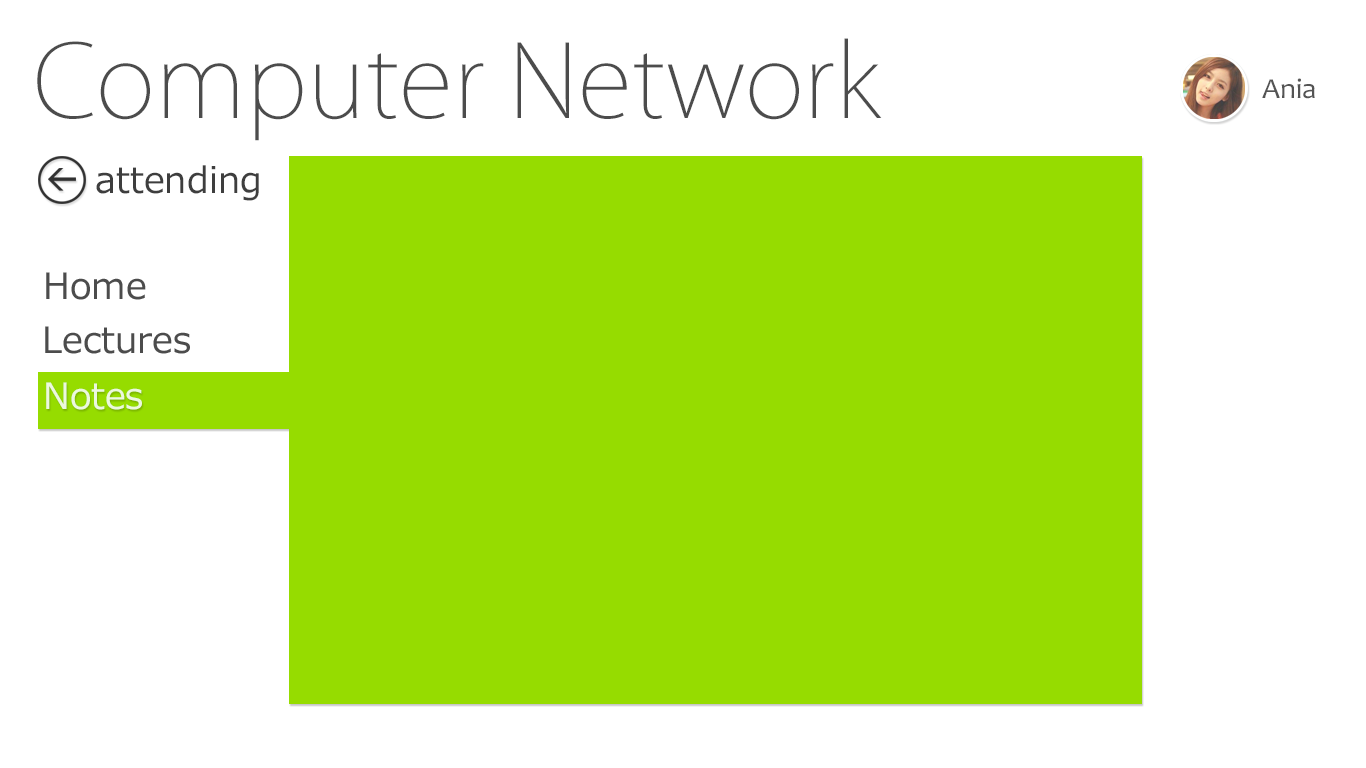
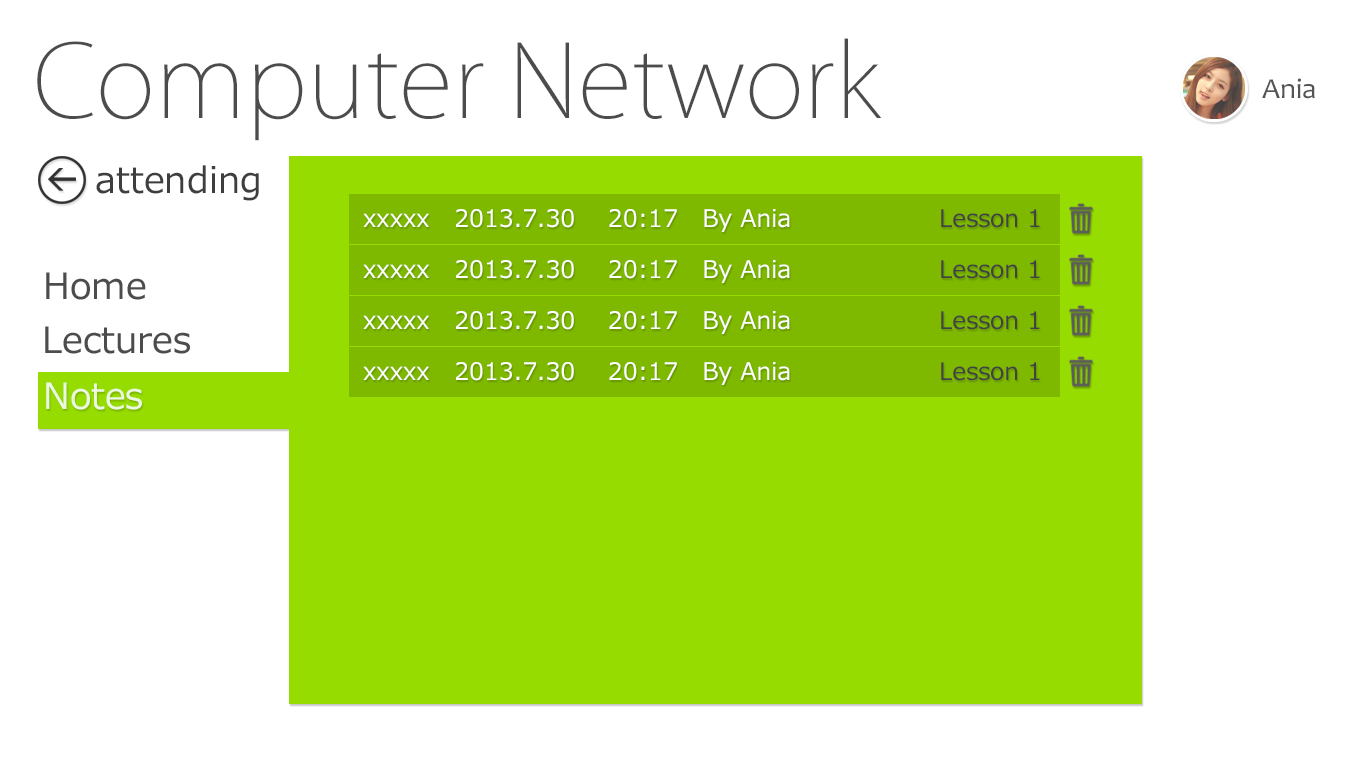
The second 1366x768 image is a revision of the first. Changes to its layers:
added group "Lectures content" with 36 layers in group "attendingcontent" over [349, 194, 1093, 397]
added group "lesson 拷贝 6" with 8 layers in group "Lectures content" over [349, 347, 1093, 397]
added layer "xxxxx 2013.7.30 20:17 By Ania Lesson 1" (1st of 4, in "attendingcontent" › "Lectures content" › "lesson 拷贝 6") in group "lesson 拷贝 6" over [363, 362, 1040, 385]
added layer "图层 13 拷贝 3" (1st of 4, in "attendingcontent" › "Lectures content" › "lesson 拷贝 6") (16%) in group "lesson 拷贝 6" over [349, 347, 1060, 397]
added group "lesson 拷贝 5" with 8 layers in group "Lectures content" over [349, 296, 1093, 346]
added layer "xxxxx 2013.7.30 20:17 By Ania Lesson 1" (2nd of 4, in "attendingcontent" › "Lectures content" › "lesson 拷贝 5") in group "lesson 拷贝 5" over [363, 311, 1040, 334]
added layer "图层 13 拷贝 3" (2nd of 4, in "attendingcontent" › "Lectures content" › "lesson 拷贝 5") (16%) in group "lesson 拷贝 5" over [349, 296, 1060, 346]
added group "lesson 拷贝 4" with 8 layers in group "Lectures content" over [349, 245, 1093, 295]
added layer "xxxxx 2013.7.30 20:17 By Ania Lesson 1" (3rd of 4, in "attendingcontent" › "Lectures content" › "lesson 拷贝 4") in group "lesson 拷贝 4" over [363, 260, 1040, 283]
added layer "图层 13 拷贝 3" (3rd of 4, in "attendingcontent" › "Lectures content" › "lesson 拷贝 4") (16%) in group "lesson 拷贝 4" over [349, 245, 1060, 295]
added group "lesson 拷贝 3" with 8 layers in group "Lectures content" over [349, 194, 1093, 244]
added layer "xxxxx 2013.7.30 20:17 By Ania Lesson 1" (4th of 4, in "attendingcontent" › "Lectures content" › "lesson 拷贝 3") in group "lesson 拷贝 3" over [363, 209, 1040, 232]
added layer "图层 13 拷贝 3" (4th of 4, in "attendingcontent" › "Lectures content" › "lesson 拷贝 3") (16%) in group "lesson 拷贝 3" over [349, 194, 1060, 244]
…and 4 more changes (4 added)
